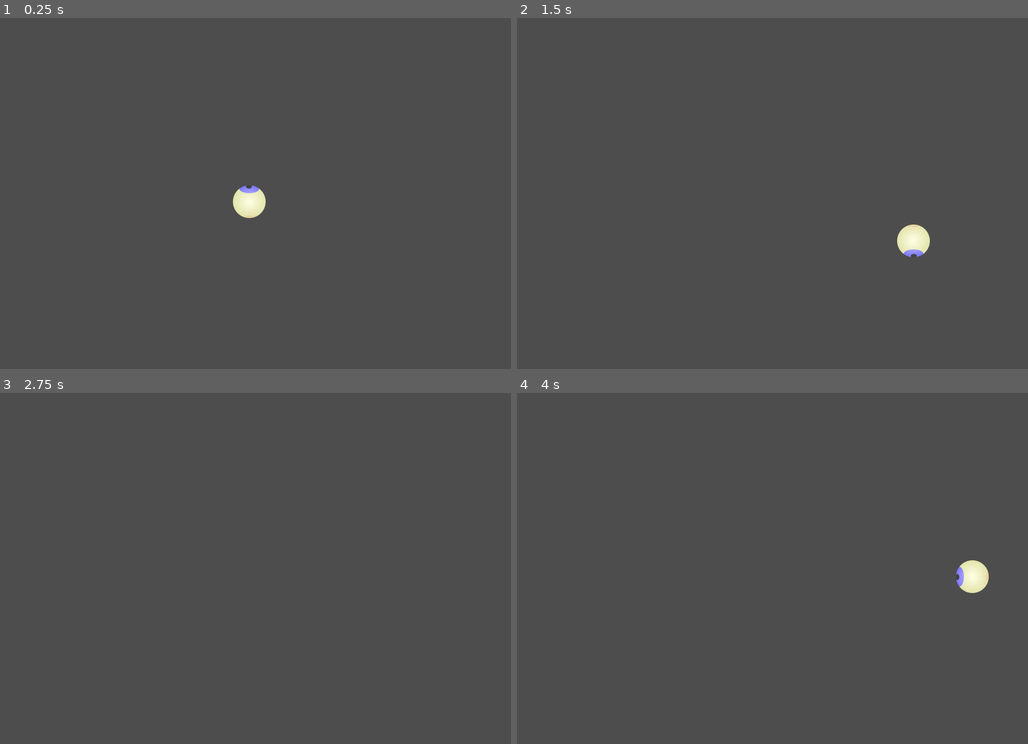
Above: before the commit, frames 1-4 (two rows, left to right).
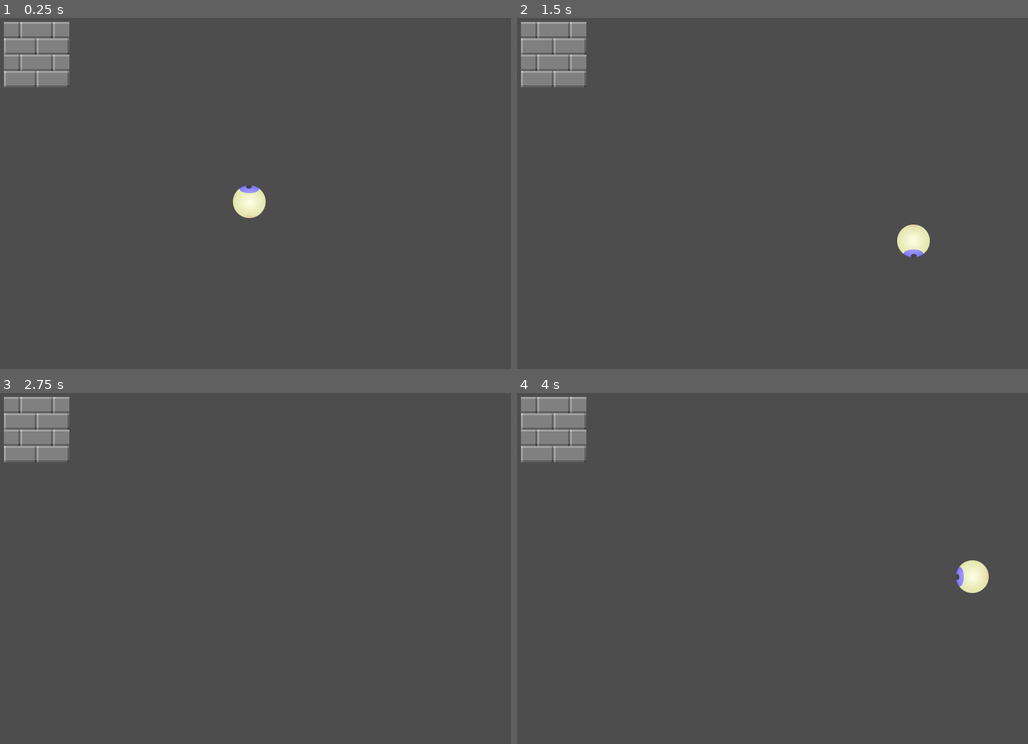
Above: after the commit, the same moments.

Repository: Stev51/dungeon-game
Game: Godot game, scene res://scenes/world.tscn
Same seed, same stepped clock (60 frames per second), same inputs: the game is played once before the commit and once after it.
Inputs:
- Up to frame 1 (0.25 s): no input
- Up to frame 2 (1.5 s): tap Enter at 0.5 s; hold Right (ui_right) 0.53-1.28 s; hold Down (ui_down) from 1.28 s (still down)
- Up to frame 3 (2.75 s): release Down (ui_down) at 2.03 s; hold Right (ui_right) from 2.03 s (still down)
- Up to frame 4 (4 s): release Right (ui_right) at 2.78 s; hold Up (ui_up) 2.78-3.53 s; tap Space at 3.5 s; hold Left (ui_left) from 3.53 s (still down)

The runs differ from the first frame. In frame 1, 2.0% of the frame differs, in the area x 0-14%, y 1-20%; in frame 2, 2.0%; in frame 3, 2.0%; in frame 4, 2.0%.

Commit message:
tilemap setup

Diff:
--- a/scenes/world.tscn
+++ b/scenes/world.tscn
@@ -1,8 +1,124 @@
-[gd_scene load_steps=2 format=3 uid="uid://ri1w7knpqpjs"]
+[gd_scene load_steps=9 format=3 uid="uid://ri1w7knpqpjs"]
 
+[ext_resource type="Texture2D" uid="uid://cmmbkmt5lwypv" path="res://art/tilesets/floor.png" id="1_jlmcv"]
 [ext_resource type="PackedScene" uid="uid://bwko43sts5apv" path="res://scenes/player.tscn" id="1_tux68"]
+[ext_resource type="Texture2D" uid="uid://cawgx28605iib" path="res://art/tilesets/objects.png" id="2_trxh1"]
+[ext_resource type="Texture2D" uid="uid://chrg10rf854bx" path="res://art/tilesets/walls.png" id="3_yy81v"]
+
+[sub_resource type="TileSetAtlasSource" id="TileSetAtlasSource_lp3tf"]
+texture = ExtResource("1_jlmcv")
+texture_region_size = Vector2i(50, 50)
+0:0/0 = 0
+1:0/0 = 0
+2:0/0 = 0
+0:1/0 = 0
+1:1/0 = 0
+2:1/0 = 0
+3:1/0 = 0
+4:1/0 = 0
+0:2/0 = 0
+1:2/0 = 0
+2:2/0 = 0
+3:2/0 = 0
+4:2/0 = 0
+
+[sub_resource type="TileSetAtlasSource" id="TileSetAtlasSource_krhyq"]
+texture = ExtResource("3_yy81v")
+texture_region_size = Vector2i(50, 50)
+0:0/0 = 0
+1:0/0 = 0
+2:0/0 = 0
+5:0/0 = 0
+6:0/0 = 0
+7:0/0 = 0
+0:1/0 = 0
+2:1/0 = 0
+3:1/0 = 0
+4:1/0 = 0
+5:1/0 = 0
+6:1/0 = 0
+7:1/0 = 0
+8:1/0 = 0
+9:1/0 = 0
+0:2/0 = 0
+1:2/0 = 0
+2:2/0 = 0
+3:2/0 = 0
+4:2/0 = 0
+5:2/0 = 0
+6:2/0 = 0
+7:2/0 = 0
+8:2/0 = 0
+9:2/0 = 0
+0:3/0 = 0
+1:3/0 = 0
+2:3/0 = 0
+3:3/0 = 0
+4:3/0 = 0
+5:3/0 = 0
+6:3/0 = 0
+7:3/0 = 0
+8:3/0 = 0
+9:3/0 = 0
+1:4/0 = 0
+5:4/0 = 0
+6:4/0 = 0
+7:4/0 = 0
+0:5/0 = 0
+2:5/0 = 0
+5:5/0 = 0
+6:5/0 = 0
+7:5/0 = 0
+1:6/0 = 0
+3:6/0 = 0
+4:6/0 = 0
+5:6/0 = 0
+6:6/0 = 0
+7:6/0 = 0
+8:6/0 = 0
+9:6/0 = 0
+3:7/0 = 0
+4:7/0 = 0
+5:7/0 = 0
+6:7/0 = 0
+7:7/0 = 0
+8:7/0 = 0
+9:7/0 = 0
+3:8/0 = 0
+4:8/0 = 0
+5:8/0 = 0
+6:8/0 = 0
+7:8/0 = 0
+8:8/0 = 0
+9:8/0 = 0
+5:9/0 = 0
+6:9/0 = 0
+7:9/0 = 0
+
+[sub_resource type="TileSetAtlasSource" id="TileSetAtlasSource_145ee"]
+texture = ExtResource("2_trxh1")
+texture_region_size = Vector2i(50, 50)
+0:0/0 = 0
+1:0/0 = 0
+0:1/0 = 0
+1:1/0 = 0
+
+[sub_resource type="TileSet" id="TileSet_dc8mx"]
+tile_size = Vector2i(50, 50)
+sources/3 = SubResource("TileSetAtlasSource_lp3tf")
+sources/4 = SubResource("TileSetAtlasSource_krhyq")
+sources/5 = SubResource("TileSetAtlasSource_145ee")
 
 [node name="World" type="Node2D"]
+
+[node name="TileMap" type="TileMap" parent="."]
+position = Vector2(-25, -25)
+tile_set = SubResource("TileSet_dc8mx")
+format = 2
+layer_0/name = "Floor"
+layer_0/tile_data = PackedInt32Array(65537, 3, 0, 65538, 3, 0, 131073, 3, 0, 131074, 3, 0)
+layer_1/name = "Walls"
+layer_2/name = "Objects"
 
 [node name="Player" parent="." instance=ExtResource("1_tux68")]
 position = Vector2(400, 300)
Binary file changed: art/tilesets/floor.png
Not shown, changed: art/tilesets/floor.png.import
Binary file changed: art/tilesets/objects.png
Not shown, changed: art/tilesets/objects.png.import
Binary file changed: art/tilesets/walls.png
Not shown, changed: art/tilesets/walls.png.import
